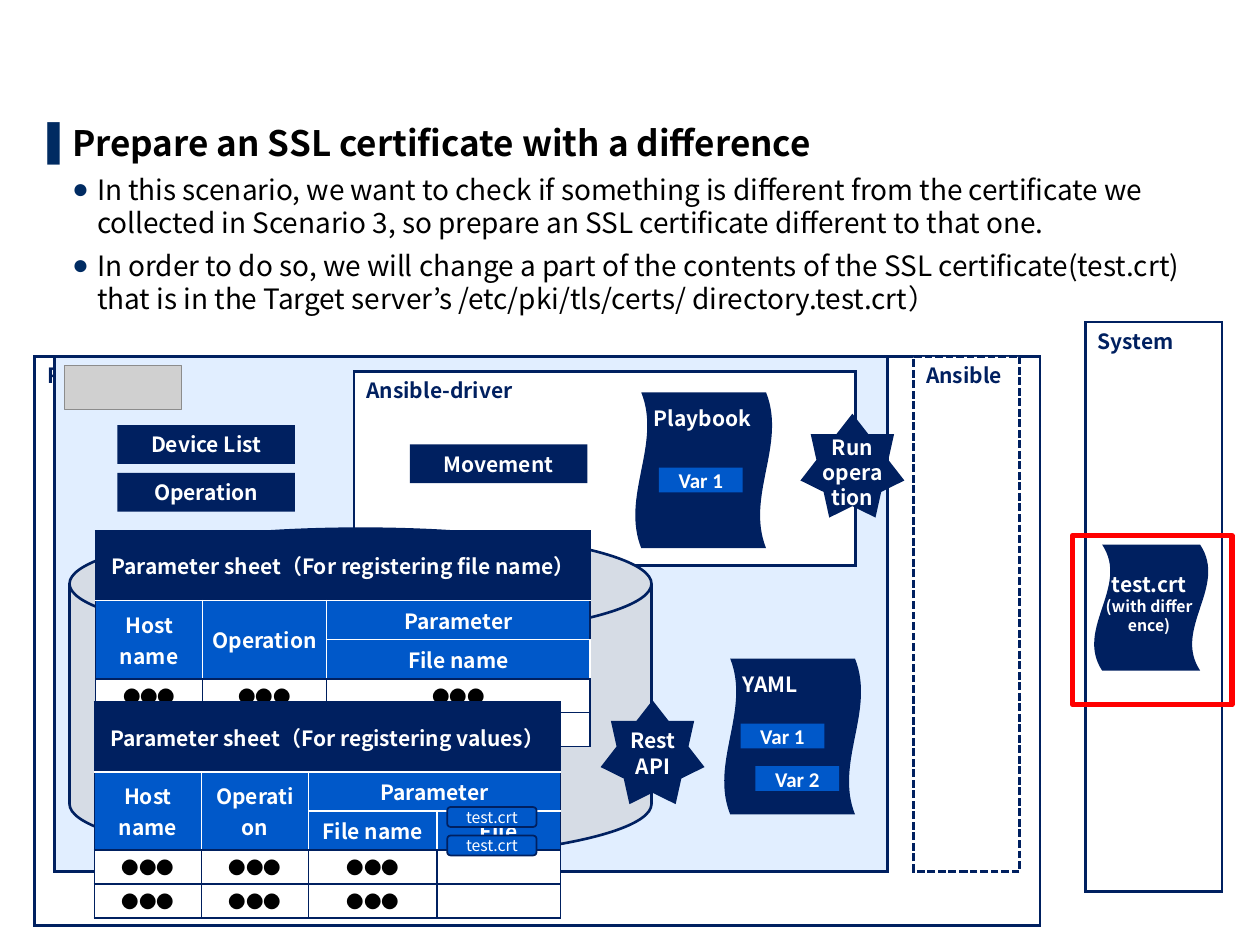
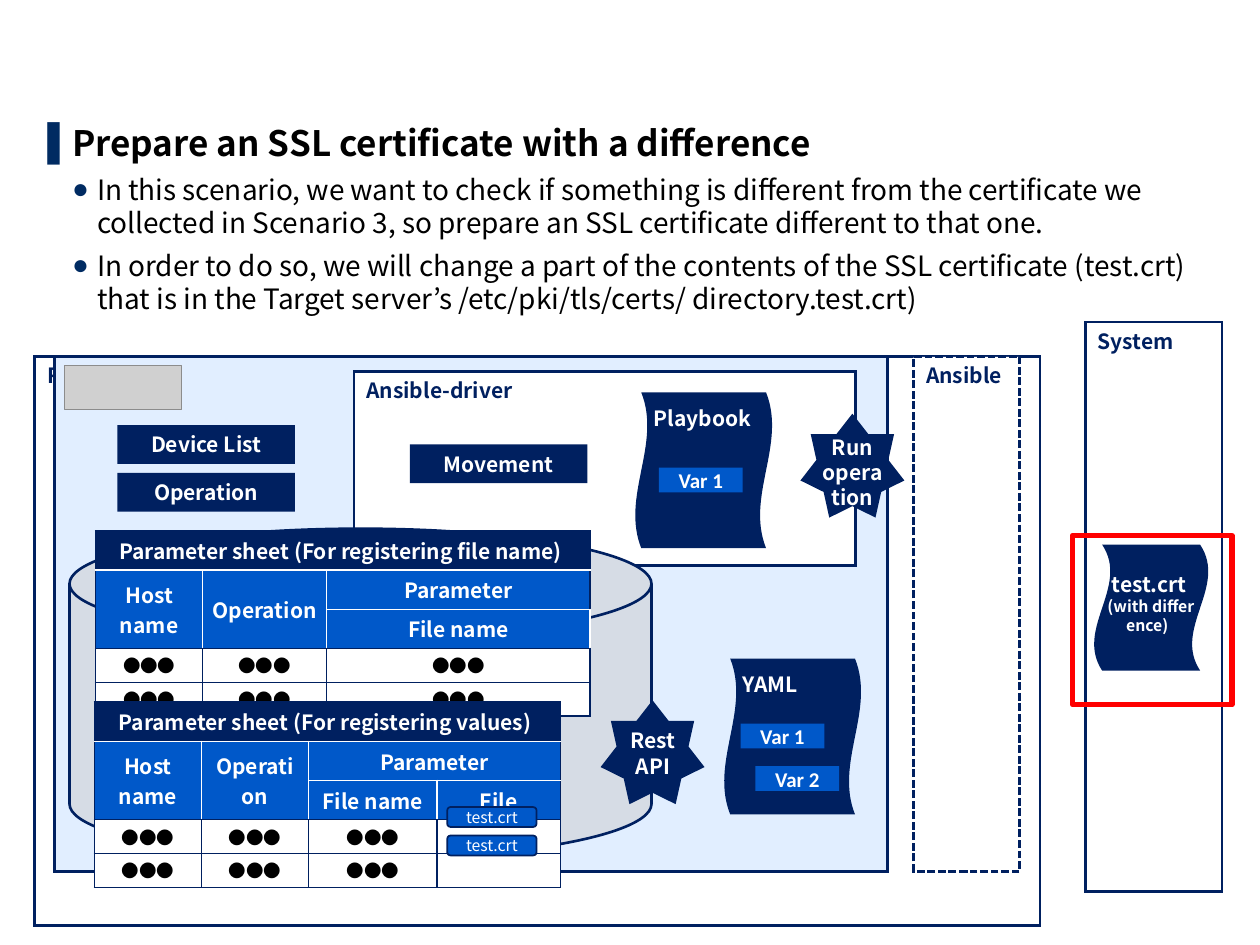
Before and after one commit to exastro-suite/it-automation-docs, a slide deck: slide 76 of asset/Learn/ITA-collect-compare_practice_en.pptx (slide 74 before the commit). Drawn at 1260x945 pixels with LibreOffice and Linux fonts; fonts in the diff are those of the drawing; grey boxes stand for pictures; background and template pictures are left out. Boxes give left, top, right and bottom in pixels: in the first picture for what was removed or moved away, otherwise in the second. Text is boxed around its words. In the diff, an @@ line names an element or a change of style, - is before the commit and + after.

```diff
--- a/asset/Learn/ITA-collect-compare_practice_en.pptx
+++ b/asset/Learn/ITA-collect-compare_practice_en.pptx
@@ text at (97, 253, 1186, 316): text changed @@
-  ● In order to do so, we will change a part of the contents of the SSL certificate(test.crt) that is in the Target server’s /etc/pki/tls/certs/ directory.test.crt）
+  ● In order to do so, we will change a part of the contents of the SSL certificate (test.crt) that is in the Target server’s /etc/pki/tls/certs/ directory.test.crt)
@@ table at (96, 530, 590, 692) @@
-row 1, column 1: Parameter sheet（For registering file name）
+row 1, column 1: Parameter sheet (For registering file name)
@@ table at (94, 702, 561, 863) @@
-row 1, column 1: Parameter sheet（For registering values）
+row 1, column 1: Parameter sheet (For registering values)
```
Also in this commit, not shown: 64 other slides changed, 2 slides added, 11 other files.
